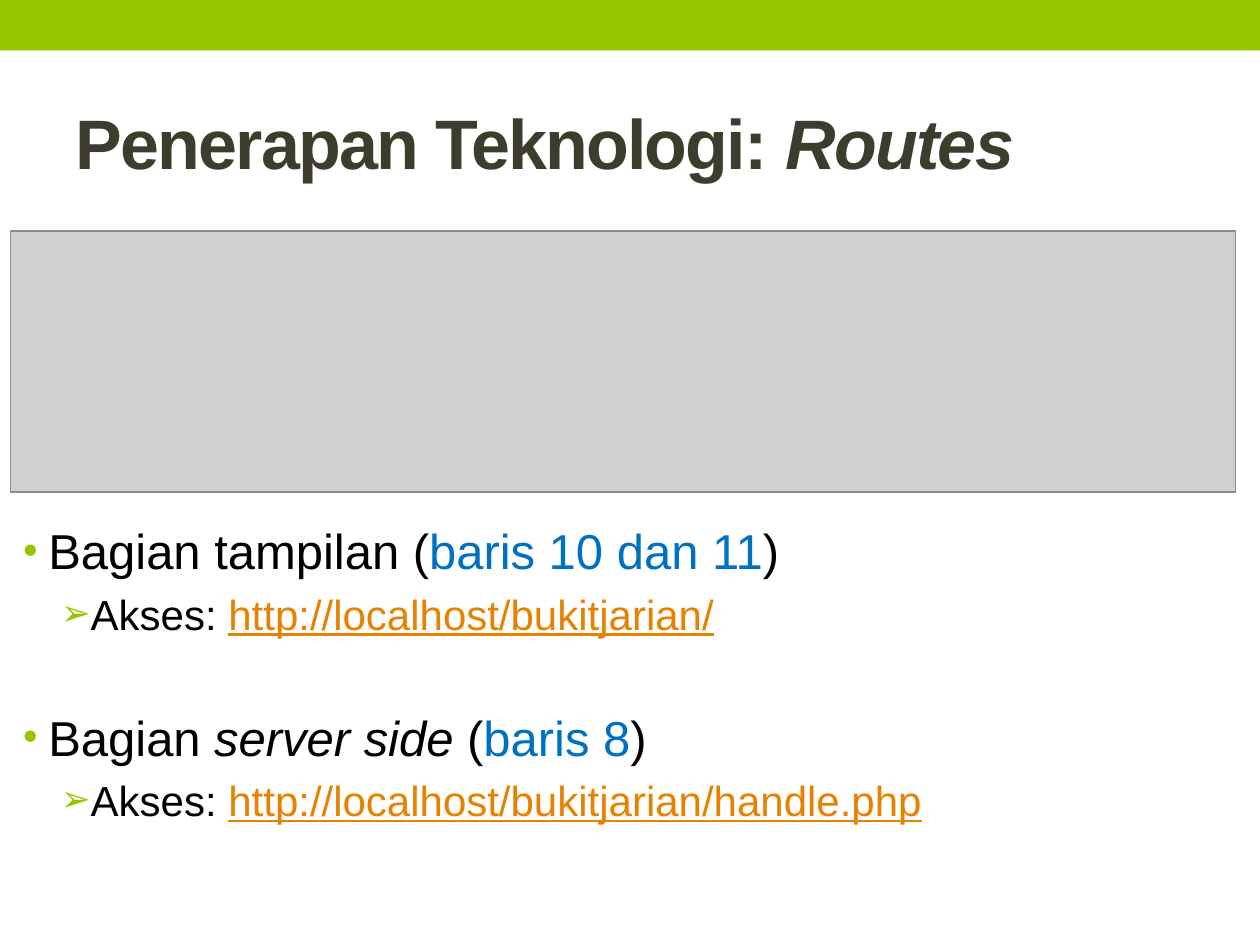
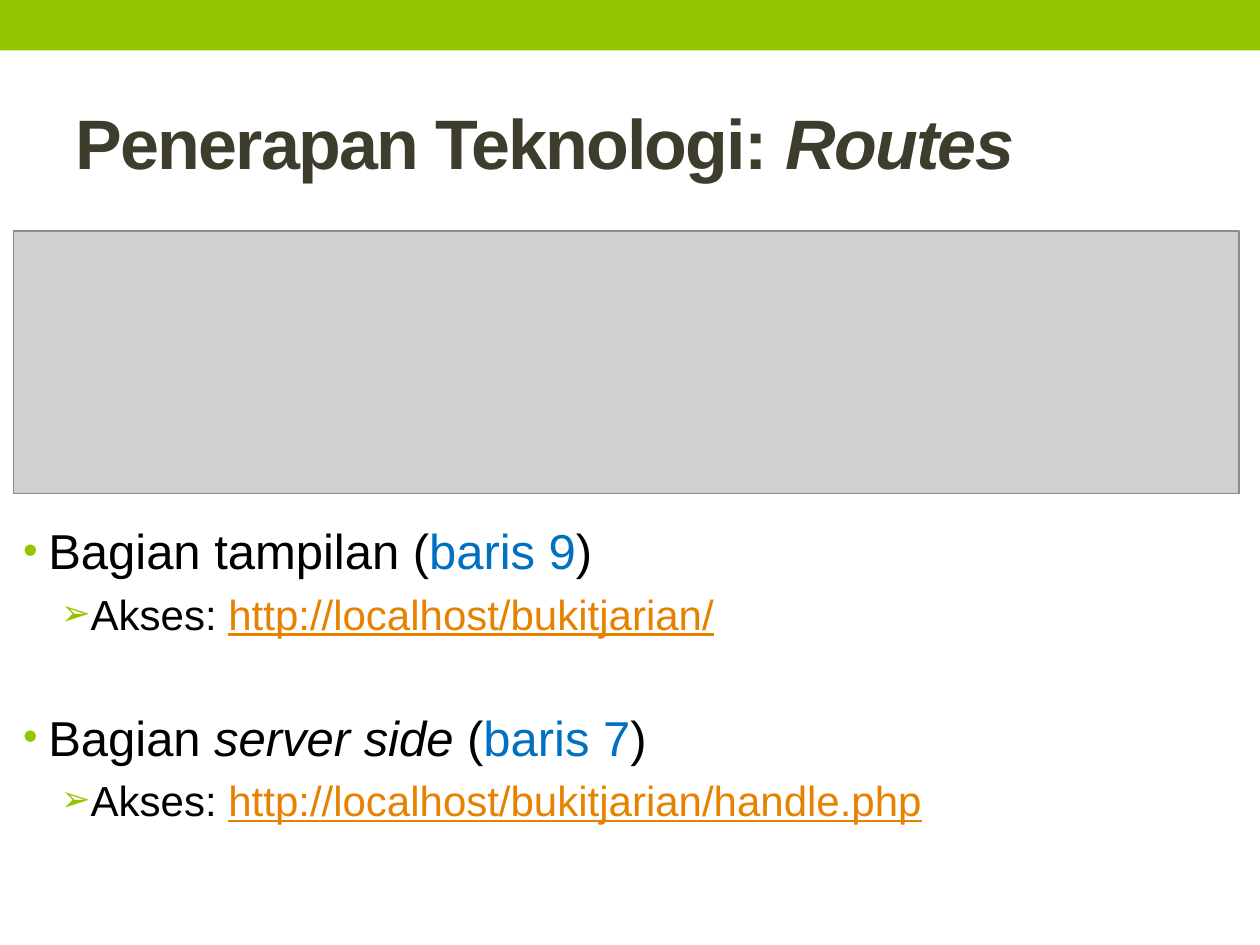
Before and after one commit to TommyAdhityaThe/Skripsi, a slide deck: slide 52 of doc/Presentasi/Review.pptx (slide 56 before the commit). Drawn at 1260x945 pixels with LibreOffice and Linux fonts; fonts in the diff are those of the drawing; grey boxes stand for pictures. Boxes give left, top, right and bottom in pixels: in the first picture for what was removed or moved away, otherwise in the second. Text is boxed around its words. In the diff, an @@ line names an element or a change of style, - is before the commit and + after.

```diff
--- a/doc/Presentasi/Review.pptx
+++ b/doc/Presentasi/Review.pptx
@@ picture: place and size @@
-picture at bbox=[10, 231, 1235, 491]
+picture at bbox=[14, 231, 1240, 493]
@@ text at bbox=[48, 533, 593, 579]: text changed @@
-• Bagian tampilan (baris 10 dan 11)
+• Bagian tampilan (baris 9)
@@ text at bbox=[48, 720, 647, 766]: text changed @@
-• Bagian server side (baris 8)
+• Bagian server side (baris 7)
```
Also in this commit, not shown: 24 other slides changed, 22 slides added, 11 slides removed, 18 other files.
